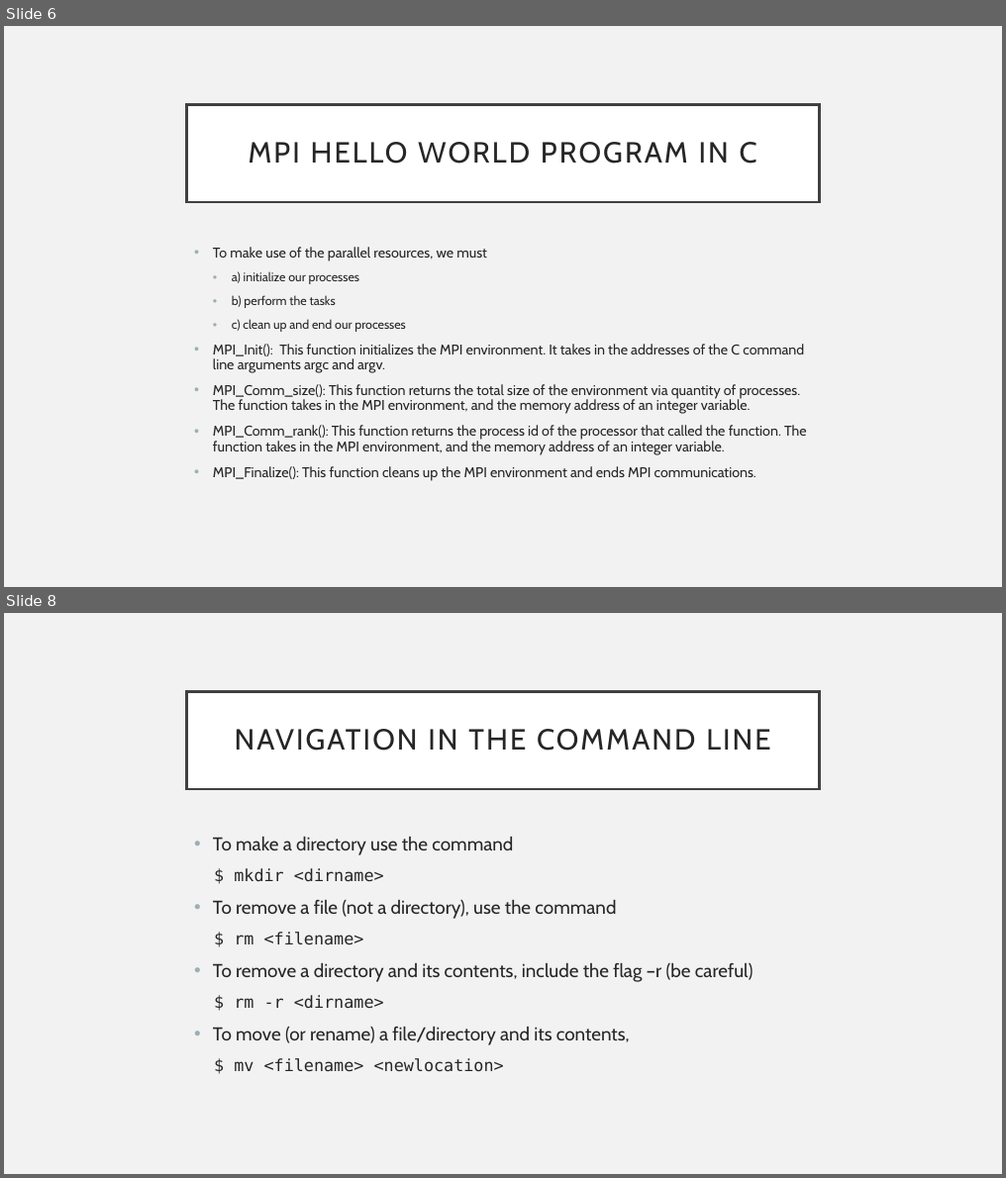
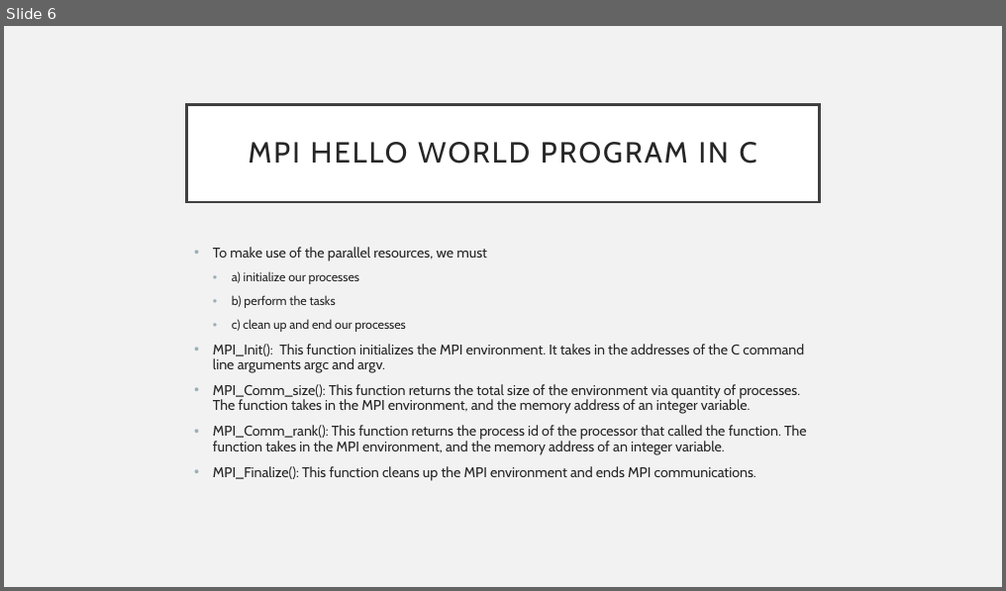
Before and after one commit to Andrewpensoneault/Intro-Parallel-Computing, a slide deck: Lectures/Lecture 3/lecture3.pptx. Shown one above the other, each under a label of ours: slides 6 and 8 before the commit, slide 6 after it; the slides between them are not shown. The pictures are 1006x1178 and 1006x591 pixels, drawn with LibreOffice and Linux fonts; fonts in the diff are those of the drawing. Boxes give left, top, right and bottom in pixels: in the first picture for what was removed or moved away, otherwise in the second. Text is boxed around its words. In the diff, an @@ line names an element or a change of style, - is before the commit and + after.

```diff
--- a/Lectures/Lecture 3/lecture3.pptx
+++ b/Lectures/Lecture 3/lecture3.pptx
@@ slide 8 removed at [4, 613, 1002, 1174], background #F2F2F2 @@
@@ title removed at [187, 691, 819, 789] @@
-NAVIGATION IN THE COMMAND LINE
@@ text removed at [213, 837, 753, 1072] @@
-• To make a directory use the command
-$ mkdir <dirname>
-• To remove a file (not a directory), use the command
-$ rm <filename>
-• To remove a directory and its contents, include the flag –r (be careful)
-$ rm -r <dirname>
-• To move (or rename) a file/directory and its contents,
-$ mv <filename> <newlocation>
```
Also in this commit, not shown: 2 slides changed, 1 slide added, 5 other slides removed, 1 other file.
